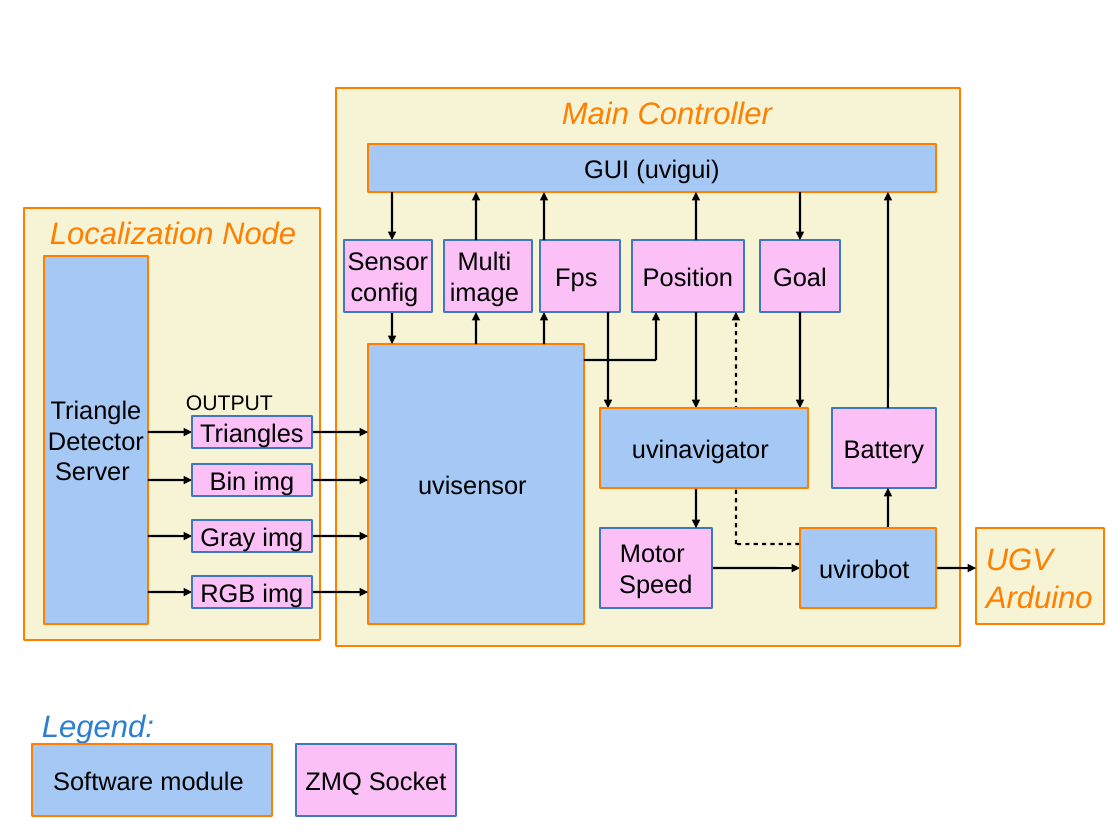
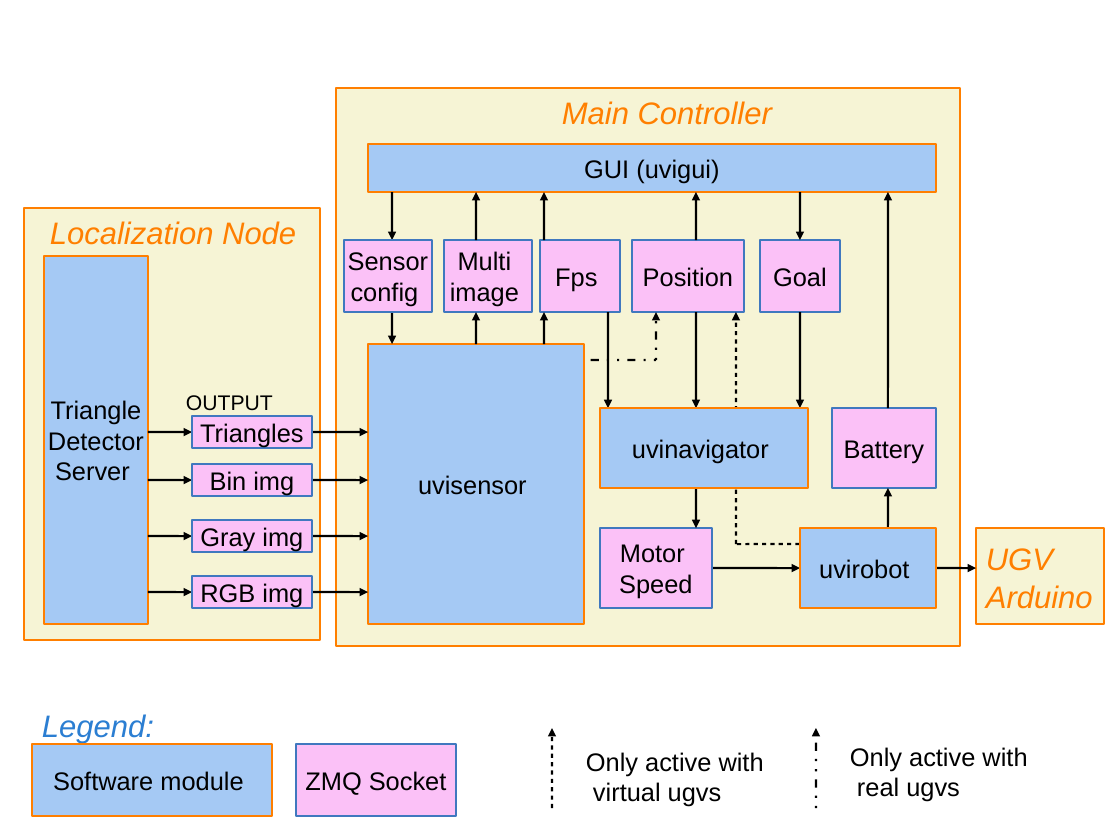
Before and after one commit to UviDTE-UviSpace/uvispace-main-controller, a slide deck: slide 1 of docs/_static/sockets.odp. Drawn at 1120x840 pixels with LibreOffice and Linux fonts; fonts in the diff are those of the drawing. Boxes give left, top, right and bottom in pixels: in the first picture for what was removed or moved away, otherwise in the second. Text is boxed around its words. In the diff, an @@ line names an element or a change of style, - is before the commit and + after.

```diff
--- a/docs/_static/sockets.odp
+++ b/docs/_static/sockets.odp
@@ arrow added from (552, 808) to (552, 729), #000000 1.5 pt @@
@@ arrow added from (816, 808) to (816, 729), #000000 1.5 pt @@
@@ text added at (850,747,1027,802), 18 pt, text #000000 @@
+Only active with
+real ugvs
@@ text added at (586,752,764,807), 18 pt, text #000000 @@
+Only active with
+virtual ugvs
```
Also in this commit, not shown: 11 other files.
